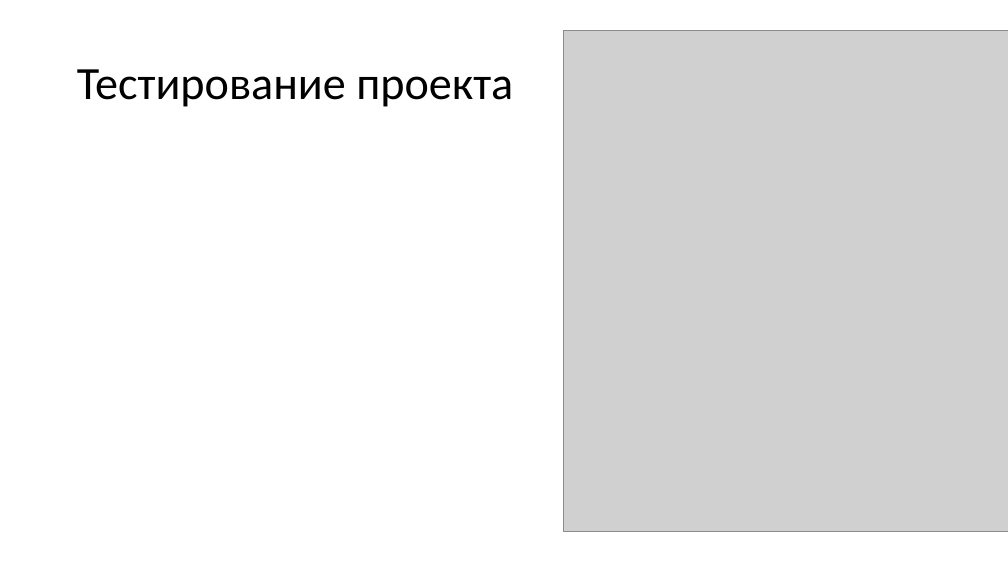
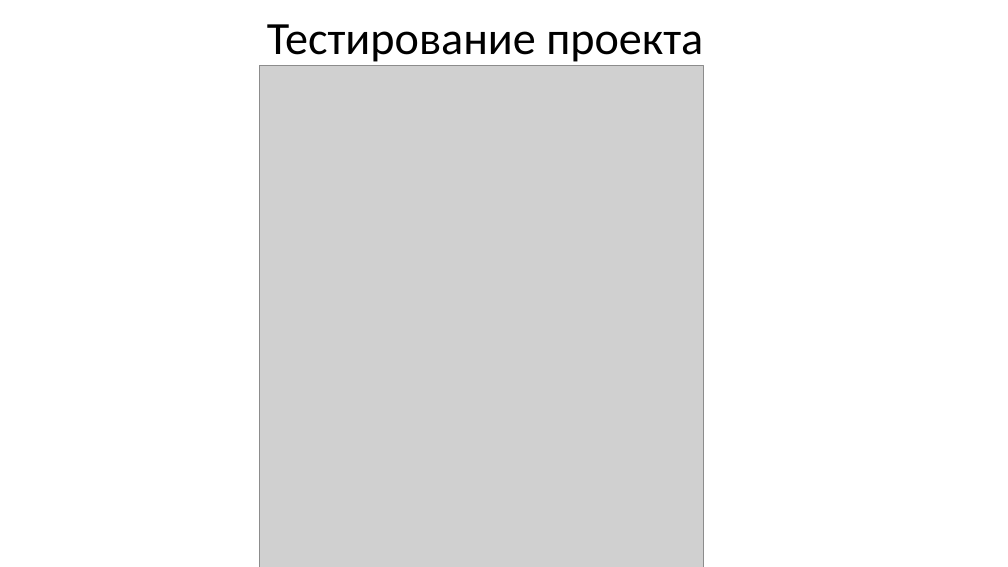
Before and after one commit to Letargon/com.bmstu.notifications.manager, a slide deck: slide 12 of Презентация.pptx. Drawn at 1008x567 pixels with LibreOffice and Linux fonts; fonts in the diff are those of the drawing; grey boxes stand for pictures. Boxes give left, top, right and bottom in pixels: in the first picture for what was removed or moved away, otherwise in the second. Text is boxed around its words. In the diff, an @@ line names an element or a change of style, - is before the commit and + after.

```diff
--- a/Презентация.pptx
+++ b/Презентация.pptx
@@ title "Тестирование проекта" rewrapped from (x1=77, y1=69, x2=513, y2=107) to (x1=267, y1=24, x2=703, y2=66) @@
@@ picture moved from (x1=563, y1=30, x2=1008, y2=532) to (x1=259, y1=66, x2=704, y2=567) @@
```
Also in this commit, not shown: 9 other slides changed, 1 slide added.
